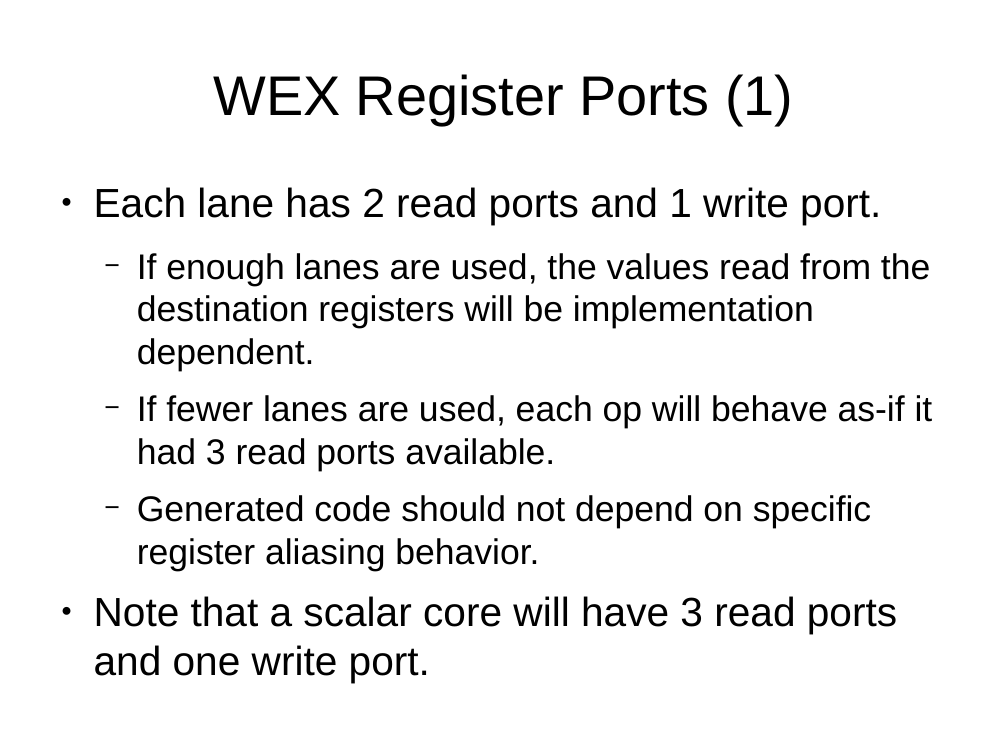
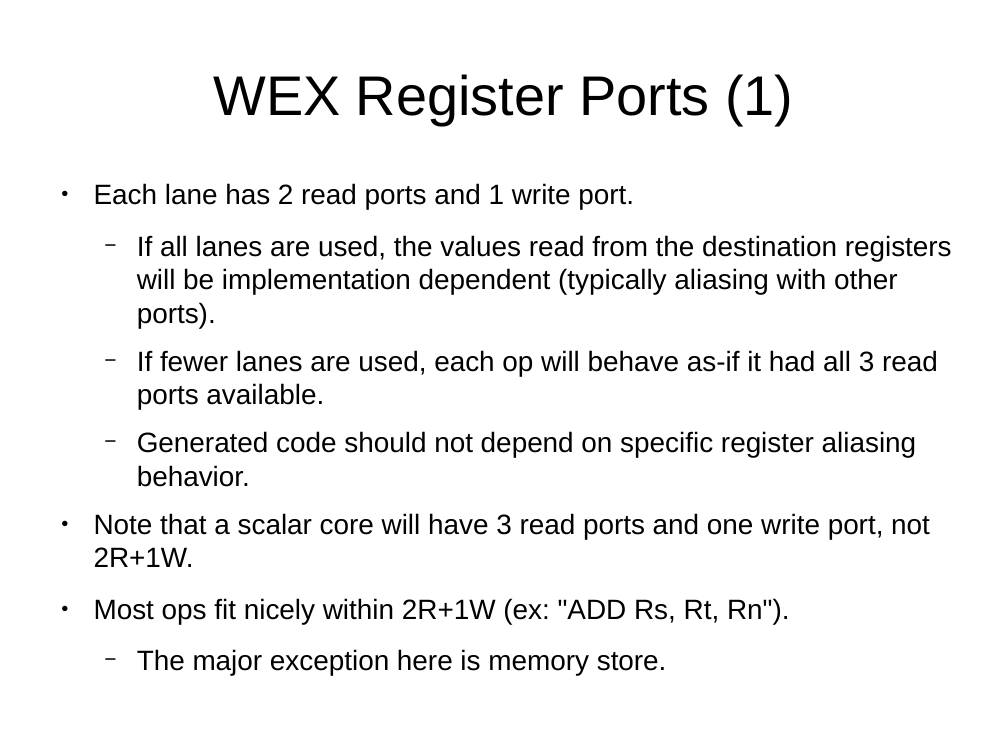
Before and after one commit to cr88192/bgbtech_btsr1arch, a slide deck: slide 13 of docs/slides/BJX2 Core 1.odp (slide 11 before the commit). Drawn at 1008x756 pixels with LibreOffice and Linux fonts; fonts in the diff are those of the drawing. Boxes give left, top, right and bottom in pixels: in the first picture for what was removed or moved away, otherwise in the second. Text is boxed around its words. In the diff, an @@ line names an element or a change of style, - is before the commit and + after.

```diff
--- a/docs/slides/BJX2 Core 1.odp
+++ b/docs/slides/BJX2 Core 1.odp
@@ text at (x1=94, y1=183, x2=917, y2=487): size 32 to 22 pt in "Each lane has 2 read ports and ..."; size 28 to 22 pt in "Generated code should not depend on specific ..." @@
@@ text at (x1=137, y1=235, x2=952, y2=410): text changed; size 28 to 22 pt @@
-  − If enough lanes are used, the values read from the destination registers will be implementation dependent.
-  − If fewer lanes are used, each op will behave as-if it had 3 read ports available.
+  − If all lanes are used, the values read from the destination registers will be implementation dependent (typically aliasing with other ports).
+  − If fewer lanes are used, each op will behave as-if it had all 3 read ports available.
@@ text at (x1=94, y1=513, x2=930, y2=675): text changed; size 32 to 22 pt @@
-● Note that a scalar core will have 3 read ports and one write port.
+● Note that a scalar core will have 3 read ports and one write port, not 2R+1W.
+● Most ops fit nicely within 2R+1W (ex: "ADD Rs, Rt, Rn").
+  − The major exception here is memory store.
```
Also in this commit, not shown: 8 other slides changed, 5 slides added, 1 slide removed, 19 other files.
